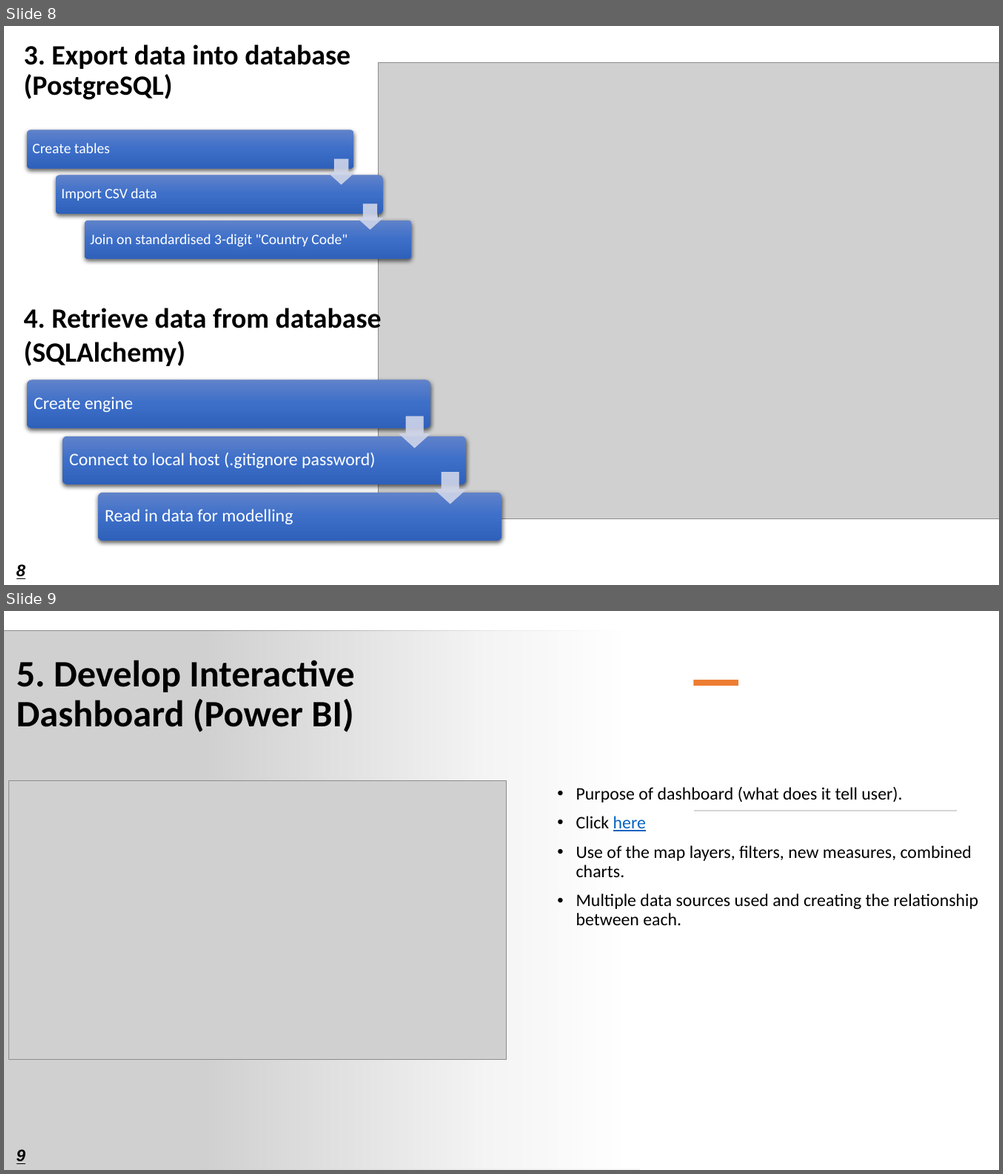
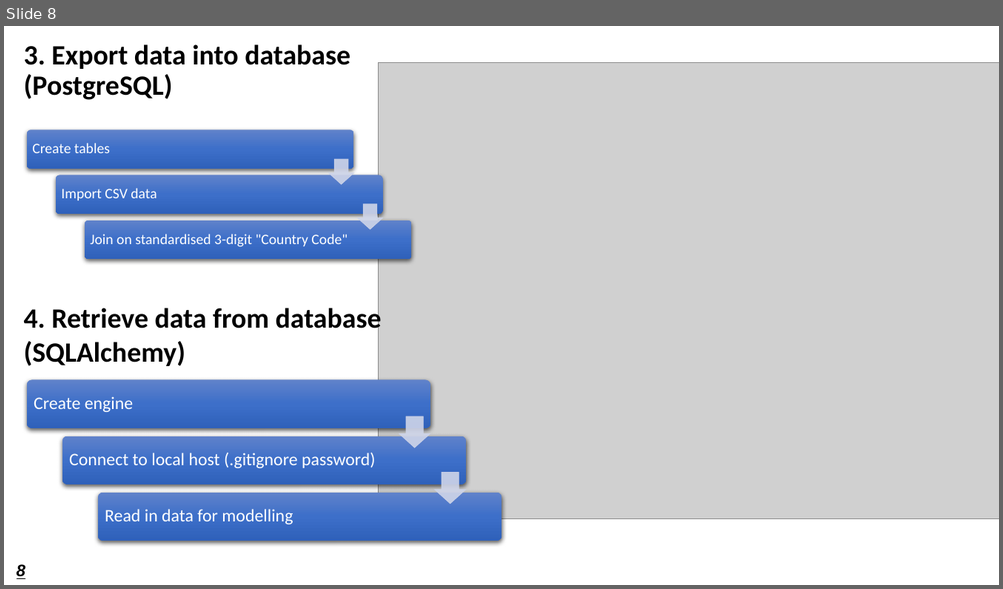
Before and after one commit to shwetajain1022/Project-4, a slide deck: Presentation/Proj4_presentation_v1.pptx. Shown one above the other, each under a label of ours: slides 8 and 9 before the commit, slide 8 after it. The pictures are 1003x1174 and 1003x589 pixels, drawn with LibreOffice and Linux fonts; fonts in the diff are those of the drawing; grey boxes stand for pictures. Boxes give left, top, right and bottom in pixels: in the first picture for what was removed or moved away, otherwise in the second. Text is boxed around its words. In the diff, an @@ line names an element or a change of style, - is before the commit and + after.

```diff
--- a/Presentation/Proj4_presentation_v1.pptx
+++ b/Presentation/Proj4_presentation_v1.pptx
@@ slide 9 removed at [4,611,999,1170], background #FFFFFF @@
@@ picture removed at [4,630,638,1170] @@
@@ rectangle removed at [202,611,999,1170] @@
@@ title removed at [17,660,354,732] @@
-5. Develop Interactive Dashboard (Power BI)
@@ rectangle removed at [694,680,738,686] @@
@@ picture removed at [9,781,507,1060] @@
@@ text removed at [576,786,978,925] @@
-• Purpose of dashboard (what does it tell user).
-• Click here
-• Use of the map layers, filters, new measures, combined charts.
-• Multiple data sources used and creating the relationship between each.
@@ rectangle removed at [694,810,956,811] @@
@@ page number removed at [17,1150,25,1165] @@
-9
```
Also in this commit, not shown: 3 slides changed, 1 slide added.
